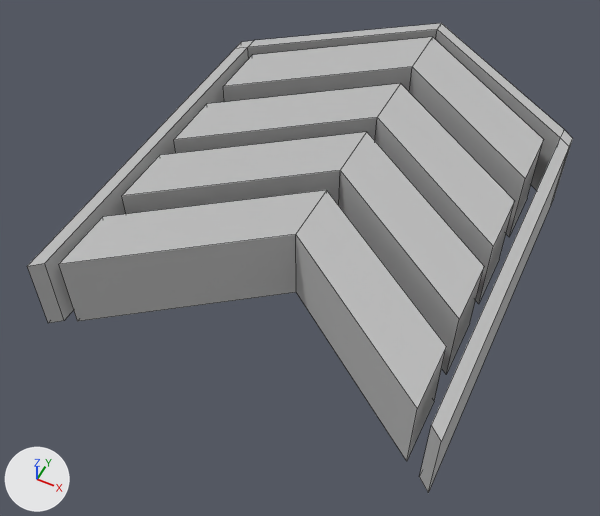
An edit to the FBX model Assets/Models/General Props/Icon/ArrowUp.fbx, drawn before and after from the same camera.
Before and after are seen from a 50 mm lens placed at (-4.13, -4.47, 8.04), pointed at (-7.51, 2.29, -0.41). The lights are fixed; the arrows at lower left show +X, +Y and +Z. Mesh edges are drawn as thin lines. Where no turn or scale is listed for an object, it has been applied to the vertices.

The first picture shows 'Up'.
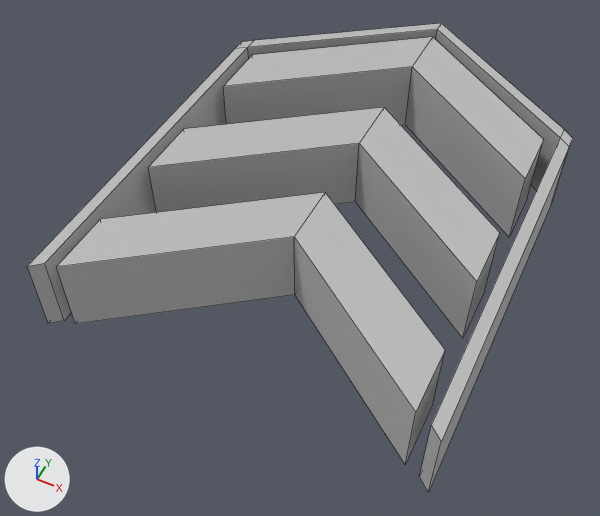
The newer file is also turned or shifted as a whole; pictures and numbers use the older file's frame.

Changed parts and their boxes (x1, y1, x2, y2) in the pictures (600 x 516 px; the box of a moved part takes in the faces that stretch with it):
part 1 of me_mesh, moved or reshaped
    before: (122, 132, 484, 374)
    after: (149, 107, 500, 338)
part 2 of me_mesh, moved or reshaped
    before: (59, 190, 446, 461)
    after: (57, 192, 445, 464)
part 3 of me_mesh, deleted
    before: (174, 83, 515, 304)

What the commit changed:
me_mesh has 76 vertices, 66 faces and spans x -2.54..2.54, y -3.46..3.46, z -0.54..0.54.
me_mesh is used by ob_up; location (-7.25, 3.25, 0.25).
me_mesh part 1: the loose piece of 12 vertices spanning x -2.23..2.19, y -1.99..0.52, z -0.54..0.54 is moved by (0.0, 0.6, 0.0).
me_mesh part 2: the loose piece of 12 vertices spanning x -2.23..2.19, y -3.26..-0.75, z -0.54..0.54 is moved by (0.0, -0.05, 0.0).
me_mesh part 3: the loose piece of 12 vertices spanning x -2.23..2.19, y -0.78..1.73, z -0.54..0.54 is deleted.
